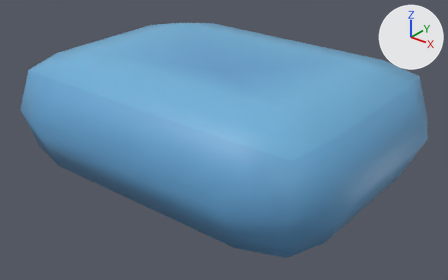
An edit to the FBX model Assets/Models/KayKit Furniture/pillow_B.fbx, drawn before and after from the same camera.
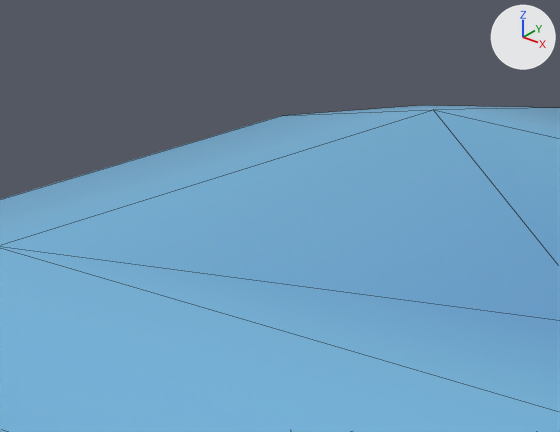
The first picture shows the older version from a 50 mm camera at (0.63, -0.78, 0.432) aimed at (0.016, -0.014, -0.043). The close-ups show both versions on the part from 20% to 47% of the width and 0% to 33% of the height of that picture; other places that the commit changed are outside them. Every picture has the same lights, and +X, +Y and +Z are marked at upper right. The close-ups show mesh edges as thin lines. Objects named as collision shapes, trigger or cutter boxes, shadow casters or lower levels of detail are left out. Where no turn or scale is listed for an object, it has been applied to the vertices.

In view in the first close-up: 'pillow_B'.
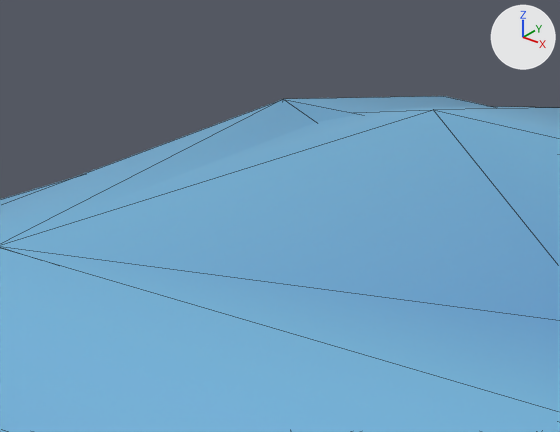
What differs and where, as boxes [x1, y1, x2, y2] in the close-ups (560 x 432 px):
'pillow_B_LOD1', added (blue)
    after: [0, 96, 492, 244]

The change, as a diff of the scene's bpy script:
```diff
--- a/Assets/Models/KayKit Furniture/pillow_B.fbx.py
+++ b/Assets/Models/KayKit Furniture/pillow_B.fbx.py
@@ mat_furniture_texture_036 @@
+mat_furniture_texture_036 = principled_material('furniture_texture.036')
+mat_furniture_texture_036.texture = img_furniturebits_texture_png  # with its transparency
@@ me_cube_001 @@
+me_cube_001.from_pydata(...)  # 27 vertices, 34 faces; spans x -0.325..0.325, y -0.25..0.25, z -0.09..0.1
+me_cube_001.materials.append(mat_furniture_texture_036)  # picture img_furniturebits_texture_png
@@ ob_pillow_b_lod1 @@
+ob_pillow_b_lod1 = bpy.data.objects.new('pillow_B_LOD1', me_cube_001)
+ob_pillow_b_lod1.location = (0.0, 0.0, 0.0)
```
